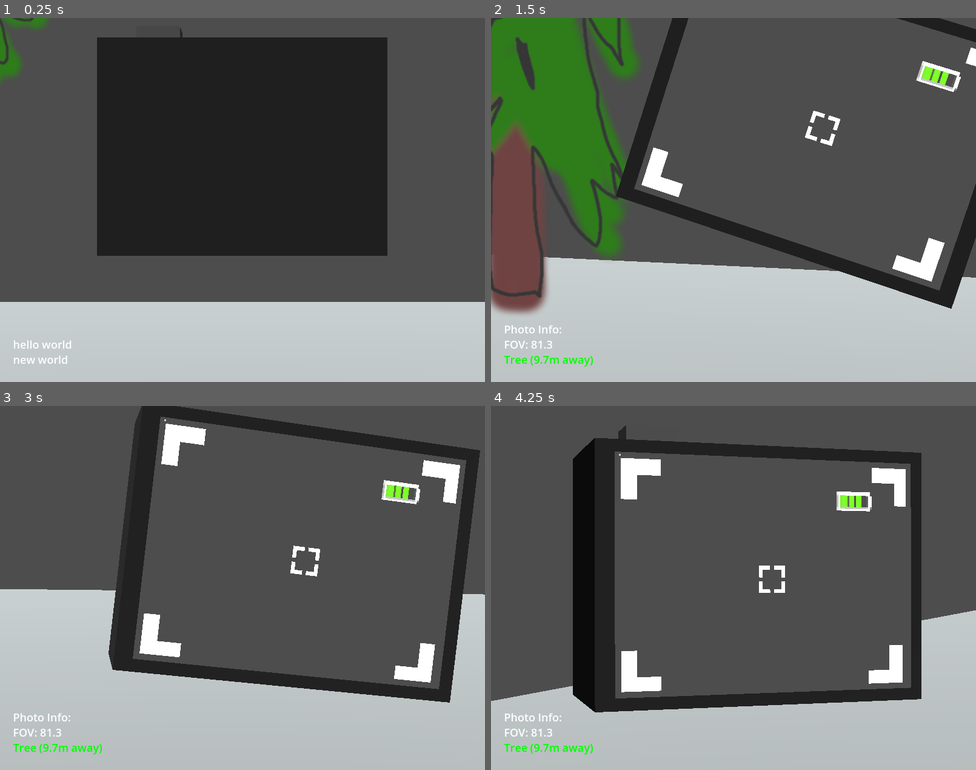
Above: before the commit, frames 1-4 (two rows, left to right).
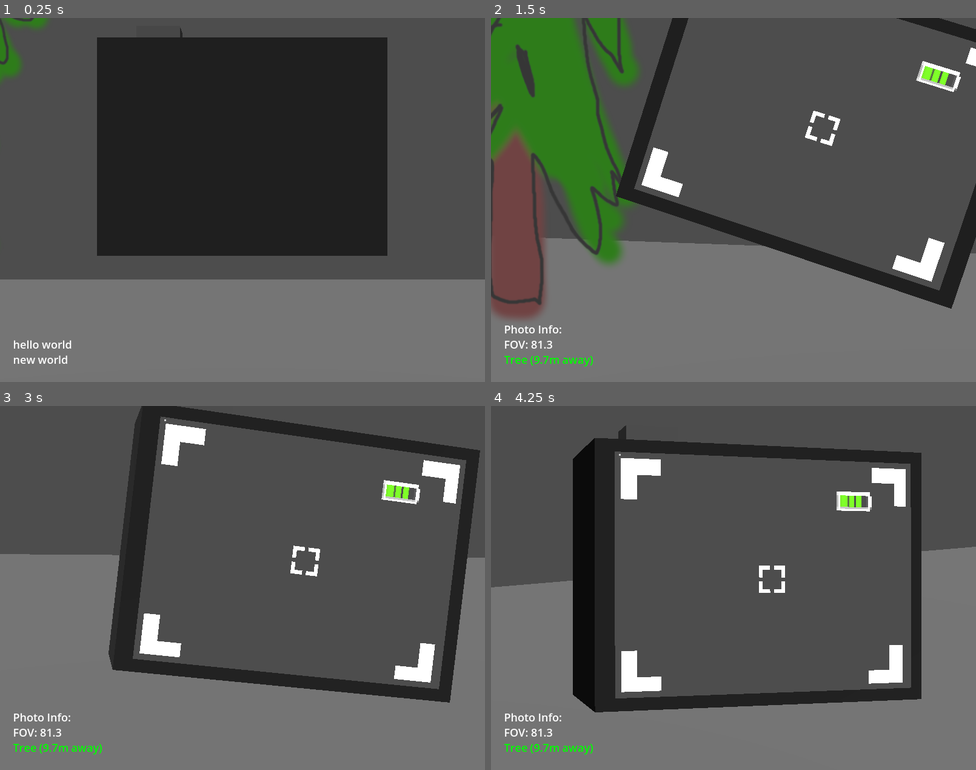
Above: after the commit, the same moments.

Repository: theowiik/xmas-game-jam-2025
Game: Godot game, scene res://scenes/main.tscn
The game is run twice, just before and just after one commit, with the same random seed, the same clock (stepped at 60 frames per second) and the same inputs.
Inputs (mouse positions are in pixels of both pictures, inside the frame that each line leads up to):
- Up to frame 1 (0.25 s): no input
- Up to frame 2 (1.5 s): tap Enter (ui_accept) at 0.5 s; move the mouse to (757, 200) at 0.52 s; hold Enter (ui_accept) 0.53-1.28 s; hold W (WALK_FORWARD) from 0.53 s (still down); tap Space (JUMP) at 0.77 s; move the mouse to (709, 200) at 1.27 s; click (709, 200) at 1.35 s
- Up to frame 3 (3 s): keep holding W (WALK_FORWARD); tap Space (JUMP) at 1.52 s; tap Enter (ui_accept) at 1.55, 2.3 s; move the mouse to (252, 580) at 2.02 s; hold Mouse wheel up (ZOOM_IN) 2.03-2.78 s; move the mouse to (237, 595) at 2.77 s; tap Mouse wheel down (ZOOM_OUT) at 2.85 s
- Up to frame 4 (4.25 s): keep holding W (WALK_FORWARD); tap Space (JUMP) at 3.02, 3.77 s; tap Enter (ui_accept) at 3.05 s; move the mouse to (767, 591) at 3.52 s; hold Enter (ui_accept) from 3.53 s (still down)

The runs differ from the first frame. In frame 1, 28% of the frame differs, in the area x 0-100%, y 71-100%; in frame 2, 34%, in the area x 0-100%, y 0-100%; in frame 3, 33%; in frame 4, 28%.

Commit message:
Player movement

Diff:
--- a/objects/person.tscn
+++ b/objects/person.tscn
@@ -1,12 +1,16 @@
-[gd_scene load_steps=4 format=3 uid="uid://ka2ji00su2ft"]
+[gd_scene load_steps=6 format=3 uid="uid://ka2ji00su2ft"]
 
 [ext_resource type="Texture2D" uid="uid://b36ifskhaht75" path="res://assets/sprites/person.png" id="1_7g1rn"]
+[ext_resource type="Script" uid="uid://cfbnye70hhhx1" path="res://scripts/person.gd" id="1_y1hso"]
 
 [sub_resource type="CapsuleMesh" id="CapsuleMesh_7g1rn"]
 
 [sub_resource type="CapsuleShape3D" id="CapsuleShape3D_7g1rn"]
 
-[node name="Person" type="StaticBody3D" groups=["photogenic"]]
+[sub_resource type="CapsuleMesh" id="CapsuleMesh_y1hso"]
+
+[node name="Person" type="CharacterBody3D" groups=["photogenic"]]
+script = ExtResource("1_y1hso")
 
 [node name="Sprite3D" type="Sprite3D" parent="."]
 transform = Transform3D(3, 0, 0, 0, 3, 0, 0, 0, 3, 0, 0, 0)
@@ -20,3 +24,10 @@
 
 [node name="CollisionShape3D" type="CollisionShape3D" parent="."]
 shape = SubResource("CapsuleShape3D_7g1rn")
+
+[node name="MeshInstance3D" type="MeshInstance3D" parent="."]
+visible = false
+mesh = SubResource("CapsuleMesh_y1hso")
+
+[node name="NavigationAgent3D" type="NavigationAgent3D" parent="."]
+debug_enabled = true
--- a/scenes/main.tscn
+++ b/scenes/main.tscn
@@ -7,15 +7,9 @@
 [ext_resource type="PackedScene" uid="uid://bn1if5g85g55r" path="res://objects/tree.tscn" id="4_jyhfs"]
 [ext_resource type="PackedScene" uid="uid://c2pay3j4jqds6" path="res://objects/camera.tscn" id="5_tbgi4"]
 
-[sub_resource type="BoxShape3D" id="BoxShape3D_o5qli"]
-size = Vector3(52.07866, 1, 43.34694)
-
-[sub_resource type="StandardMaterial3D" id="StandardMaterial3D_o5qli"]
-albedo_color = Color(0.83874166, 0.8673098, 0.86961716, 1)
-
-[sub_resource type="BoxMesh" id="BoxMesh_o5qli"]
-material = SubResource("StandardMaterial3D_o5qli")
-size = Vector3(46.21, 1, 40.345)
+[sub_resource type="NavigationMesh" id="NavigationMesh_tefeu"]
+vertices = PackedVector3Array(-24.5, 1, -24.5, -24.5, 1, 24.5, 24.5, 1, 24.5, 24.5, 1, -24.5)
+polygons = [PackedInt32Array(3, 2, 0), PackedInt32Array(0, 2, 1)]
 
 [node name="Main" type="Node3D"]
 script = ExtResource("1_tefeu")
@@ -25,17 +19,11 @@
 
 [node name="Camera" parent="." instance=ExtResource("5_tbgi4")]
 
-[node name="StaticBody3D" type="StaticBody3D" parent="."]
-transform = Transform3D(1, 0, 0, 0, 1, 0, 0, 0, 1, 0, -1.7621403, 0)
-
-[node name="CollisionShape3D" type="CollisionShape3D" parent="StaticBody3D"]
-shape = SubResource("BoxShape3D_o5qli")
-
-[node name="MeshInstance3D" type="MeshInstance3D" parent="StaticBody3D"]
-mesh = SubResource("BoxMesh_o5qli")
-
 [node name="Store" parent="." instance=ExtResource("3_sugp2")]
 transform = Transform3D(1, 0, 0, 0, 1, 0, 0, 0, 1, -9.700038, 1.1580691, -2.2665484)
+
+[node name="Store2" parent="." instance=ExtResource("3_sugp2")]
+transform = Transform3D(1, 0, 0, 0, 1, 0, 0, 0, 1, -9.068752, 1.1580691, 6.3805304)
 
 [node name="DirectionalLight3D" type="DirectionalLight3D" parent="."]
 transform = Transform3D(1, 0, 0, 0, 0.25881907, 0.9659258, 0, -0.9659258, 0.25881907, 0, 9.349139, 0)
@@ -53,3 +41,11 @@
 
 [node name="Person2" parent="." instance=ExtResource("2_0wfyh")]
 transform = Transform3D(1, 0, 0, 0, 1, 0, 0, 0, 1, -9.126145, -0.07997465, -5.84659)
+
+[node name="NavigationRegion3D" type="NavigationRegion3D" parent="."]
+transform = Transform3D(1, 0, 0, 0, 1, 0, 0, 0, 1, 0, -1.6872008, 0)
+navigation_mesh = SubResource("NavigationMesh_tefeu")
+
+[node name="CSGBox3D" type="CSGBox3D" parent="NavigationRegion3D"]
+use_collision = true
+size = Vector3(50, 1, 50)
--- /dev/null
+++ b/scripts/person.gd
@@ -0,0 +1,19 @@
+extends CharacterBody3D
+
+@onready var agent: NavigationAgent3D = $NavigationAgent3D
+var speed: float = 5.0
+
+func _unhandled_input(event: InputEvent) -> void:
+	if event.is_action_pressed("ui_accept"):
+		var random_pos := Vector3.ZERO
+		random_pos.x = randf_range(-5.0, 5.0)
+		random_pos.z = randf_range(-5.0, 5.0)
+		agent.set_target_position(random_pos)
+
+func _physics_process(delta: float) -> void:
+	var destination = agent.get_next_path_position()
+	var local_destination = destination - global_position
+	var direction = local_destination.normalized()
+
+	velocity = direction * speed
+	move_and_slide()
Not shown: 1 places in scenes/main.tscn that only renumber resources
Not shown, added: scripts/person.gd.uid
